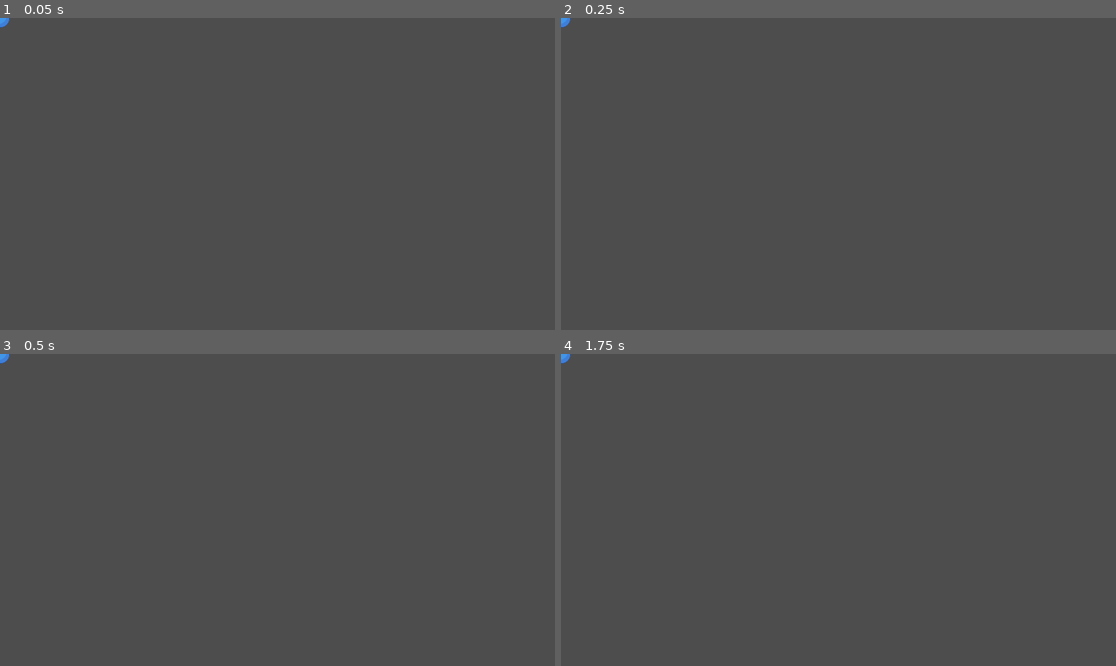
Above: before the commit, frames 1-4 (two rows, left to right).
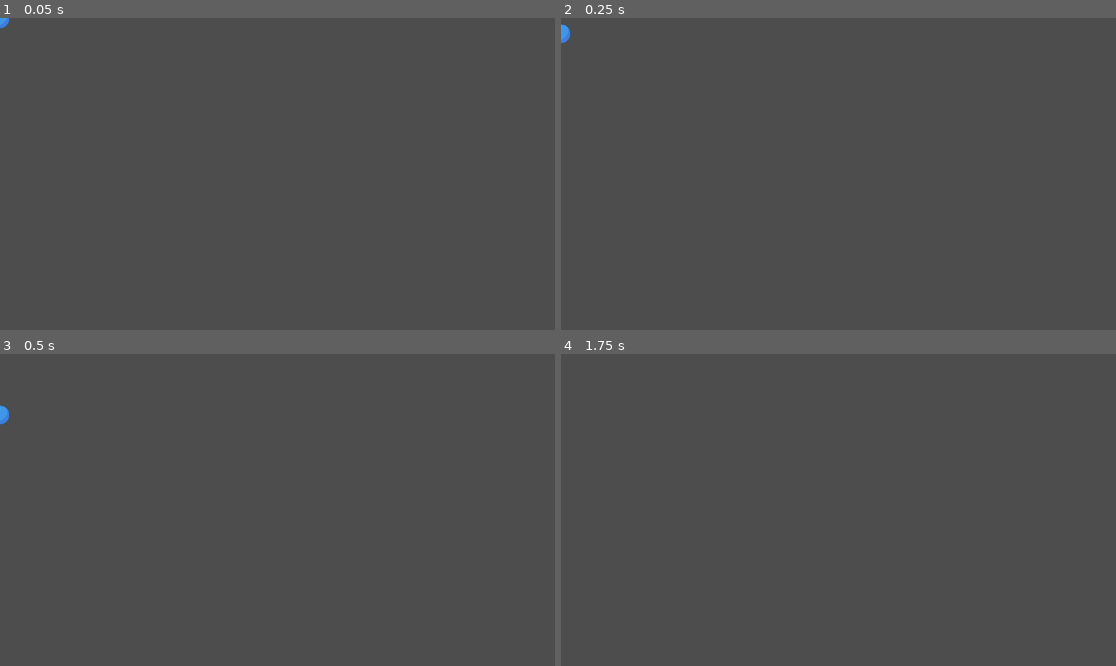
Above: after the commit, the same moments.

Repository: Burns3y/Plinko-Empire
Game: Godot game, scene res://Scenes/Plinko/plinko_ball.tscn
Two runs of this game, one before a commit and one after it. Both use one fixed random seed, a clock stepped at 60 frames per second and the inputs below. The project has no main scene, so this scene is started directly.
Inputs:
- Up to frame 1 (0.05 s): no input
- Up to frame 2 (0.25 s): no input
- Up to frame 3 (0.5 s): no input
- Up to frame 4 (1.75 s): tap Enter at 1.25 s

The runs differ from the first frame. In frame 1, less than 0.1% of the frame differs, in the area x 0-2%, y 0-4%; in frame 2, 0.1%; in frame 3, 0.1%, in the area x 0-2%, y 0-23%; in frame 4, less than 0.1%.

Commit message:
Plinko script

Diff:
--- /dev/null
+++ b/Scenes/Plinko/plinko_ball.gd
@@ -0,0 +1,15 @@
+extends CharacterBody2D
+
+
+const SPEED = 300.0
+
+# Get the gravity from the project settings to be synced with RigidBody nodes.
+var gravity = ProjectSettings.get_setting("physics/2d/default_gravity")
+
+
+func _physics_process(delta):
+	# Add the gravity.
+	if not is_on_floor():
+		velocity.y += gravity * delta
+
+	move_and_slide()
--- a/Scenes/Plinko/plinko_ball.tscn
+++ b/Scenes/Plinko/plinko_ball.tscn
@@ -1,10 +1,12 @@
-[gd_scene load_steps=3 format=3 uid="uid://dmnu1vaj2kiqj"]
+[gd_scene load_steps=4 format=3 uid="uid://dmnu1vaj2kiqj"]
 
 [ext_resource type="Texture2D" uid="uid://b0hxs2qe1nd5p" path="res://Assets/Ball-removebg-preview.png" id="1_268xg"]
+[ext_resource type="Script" path="res://Scenes/Plinko/plinko_ball.gd" id="1_v6t1p"]
 
 [sub_resource type="CircleShape2D" id="CircleShape2D_h6ukh"]
 
 [node name="Plinko-ball" type="CharacterBody2D"]
+script = ExtResource("1_v6t1p")
 
 [node name="Sprite2D" type="Sprite2D" parent="."]
 scale = Vector2(0.18, 0.18)
